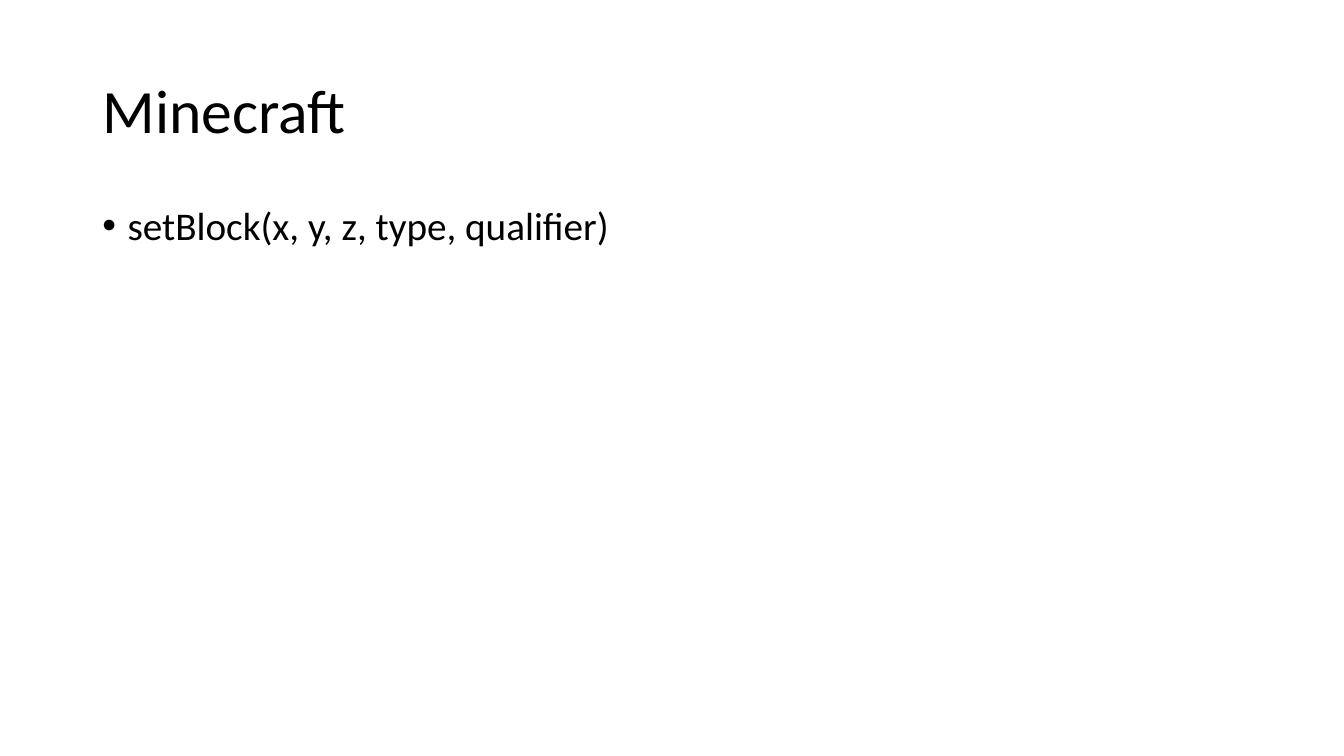
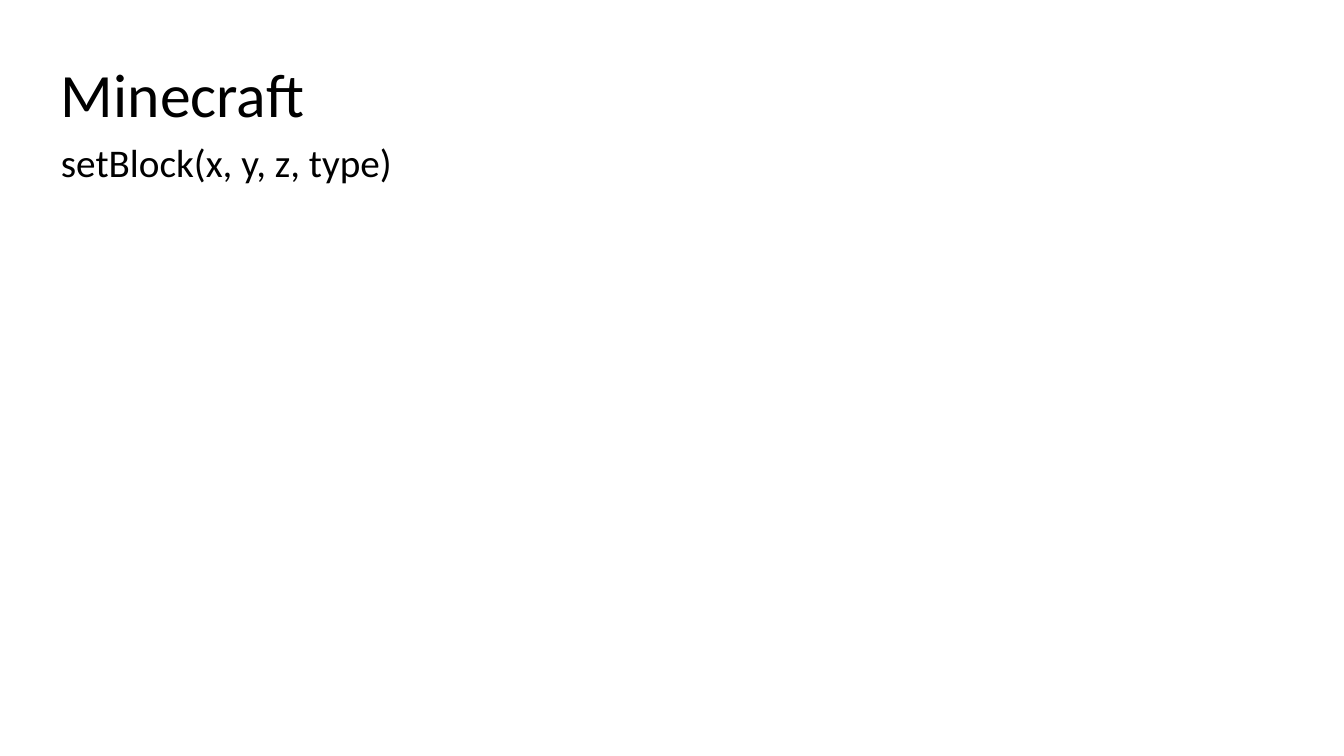
Before and after one commit to shreystechtips/pythonbytes, a slide deck: slide 10 of presentations/python bytes intermediate.pptx (slide 4 before the commit). Drawn at 1344x756 pixels with LibreOffice and Linux fonts; fonts in the diff are those of the drawing. Boxes give left, top, right and bottom in pixels: in the first picture for what was removed or moved away, otherwise in the second. Text is boxed around its words. In the diff, an @@ line names an element or a change of style, - is before the commit and + after.

```diff
--- a/presentations/python bytes intermediate.pptx
+++ b/presentations/python bytes intermediate.pptx
@@ title "Minecraft": place and size @@
-title "Minecraft" at <box>102,90,345,134</box>
+title "Minecraft" at <box>61,74,304,118</box>
@@ text at <box>61,148,392,184</box>: text changed @@
-• setBlock(x, y, z, type, qualifier)
+setBlock(x, y, z, type)
```
Also in this commit, not shown: 1 other slide changed, 6 slides added, 9 other files.
